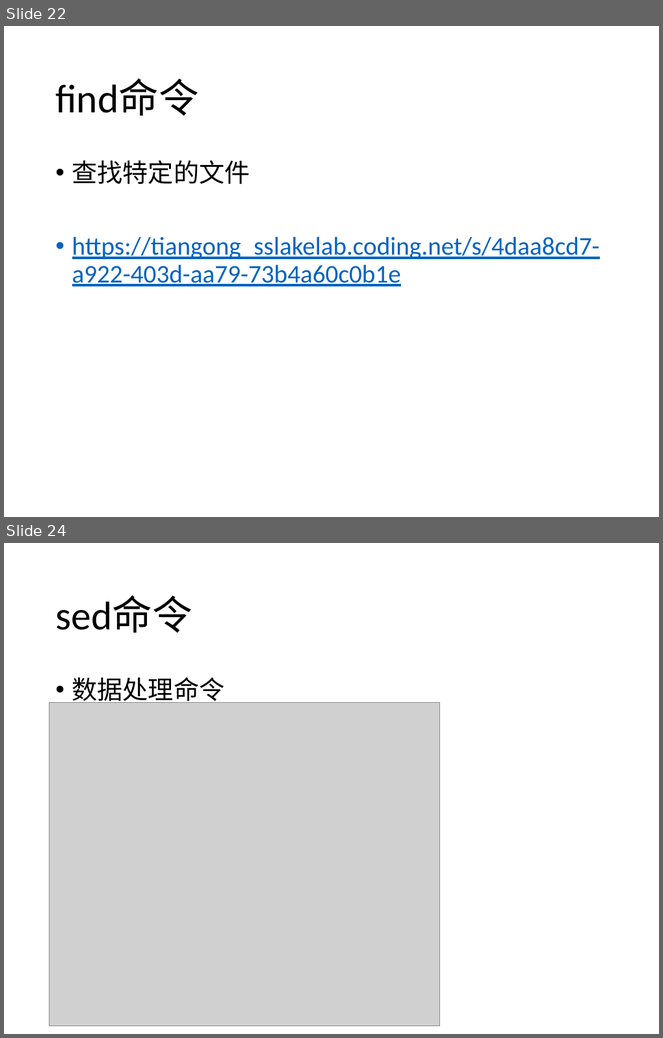
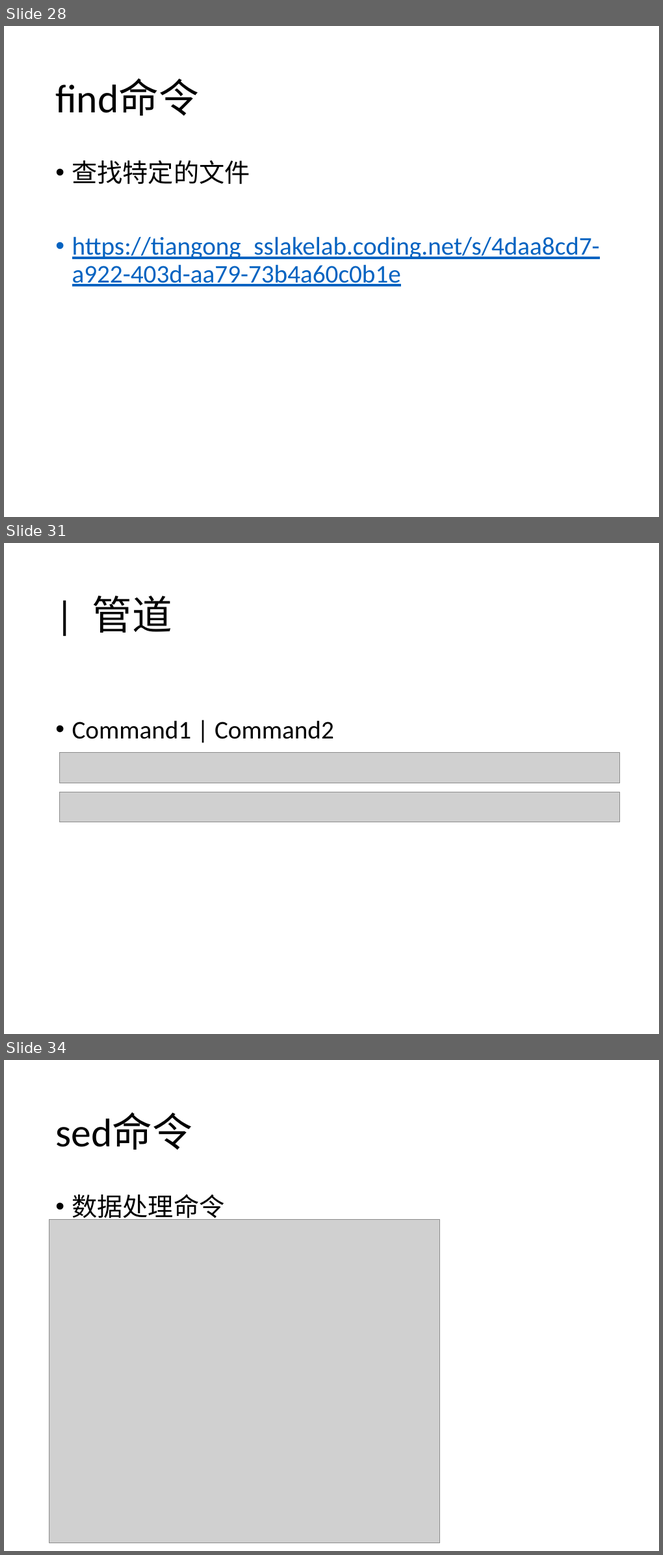
Before and after one commit to SSlakeLabTiangong/2019_workshop, a slide deck: 03_Linux101/Linux101.pptx. Shown one above the other, each under a label of ours: slides 22 and 24 before the commit, slides 28, 31 and 34 after it; the slides between them are not shown. The pictures are 663x1038 and 663x1555 pixels, drawn with LibreOffice and Linux fonts; fonts in the diff are those of the drawing; grey boxes stand for pictures. Boxes give left, top, right and bottom in pixels: in the first picture for what was removed or moved away, otherwise in the second. Text is boxed around its words. In the diff, an @@ line names an element or a change of style, - is before the commit and + after.

```diff
--- a/03_Linux101/Linux101.pptx
+++ b/03_Linux101/Linux101.pptx
@@ slide 31 added at box(4, 543, 659, 1034), background #FFFFFF @@
@@ title added at box(92, 596, 172, 633), 44 pt, text #000000 @@
+| 管道
@@ text added at box(72, 720, 334, 739), 28 pt, text #000000 @@
+• Command1 | Command2
@@ picture added at box(59, 752, 620, 783) @@
@@ picture added at box(59, 793, 620, 822) @@
@@ what was slide 22 is now slide 28 @@
@@ what was slide 24 is now slide 34 @@
```
Also in this commit, not shown: 9 slides changed, 9 other slides added.
